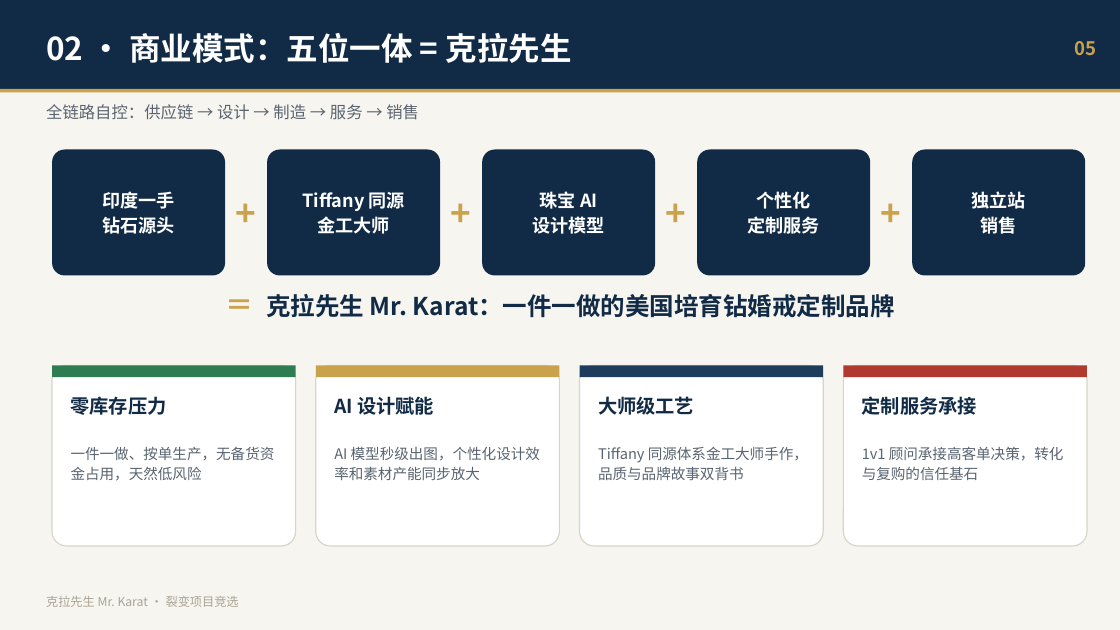
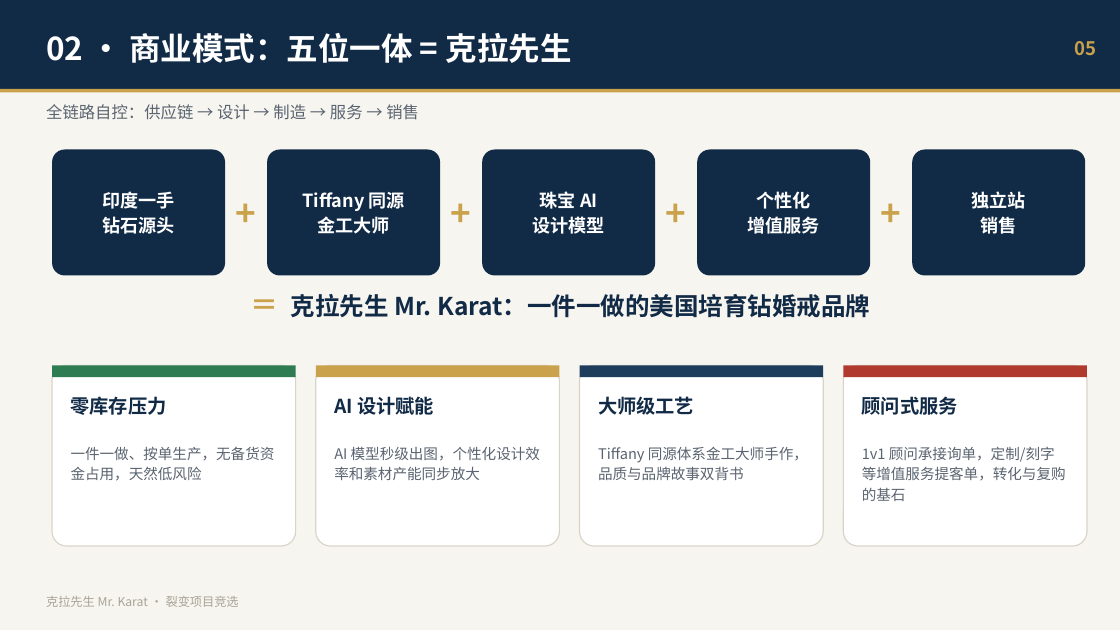
Before and after one commit to devlee/ma, a slide deck: slide 5 of ppt/克拉先生_裂变项目总经理竞选PPT.pptx. Drawn at 1120x630 pixels with LibreOffice and Linux fonts; fonts in the diff are those of the drawing. Boxes give left, top, right and bottom in pixels: in the first picture for what was removed or moved away, otherwise in the second. Text is boxed around its words. In the diff, an @@ line names an element or a change of style, - is before the commit and + after.

```diff
--- a/ppt/克拉先生_裂变项目总经理竞选PPT.pptx
+++ b/ppt/克拉先生_裂变项目总经理竞选PPT.pptx
@@ text at <box>748,217,820,234</box>: text changed @@
-定制服务
+增值服务
@@ text at <box>291,294,870,318</box>: text changed @@
-＝ 克拉先生 Mr. Karat：一件一做的美国培育钻婚戒定制品牌
+＝ 克拉先生 Mr. Karat：一件一做的美国培育钻婚戒品牌
@@ text at <box>862,396,958,415</box>: text changed @@
-定制服务承接
+顾问式服务
@@ text at <box>862,447,1066,501</box>: text changed @@
-1v1 顾问承接高客单决策，转化与复购的信任基石
+1v1 顾问承接询单，定制/刻字等增值服务提客单，转化与复购的基石
```
Also in this commit, not shown: 5 other slides changed, 4 other files.
